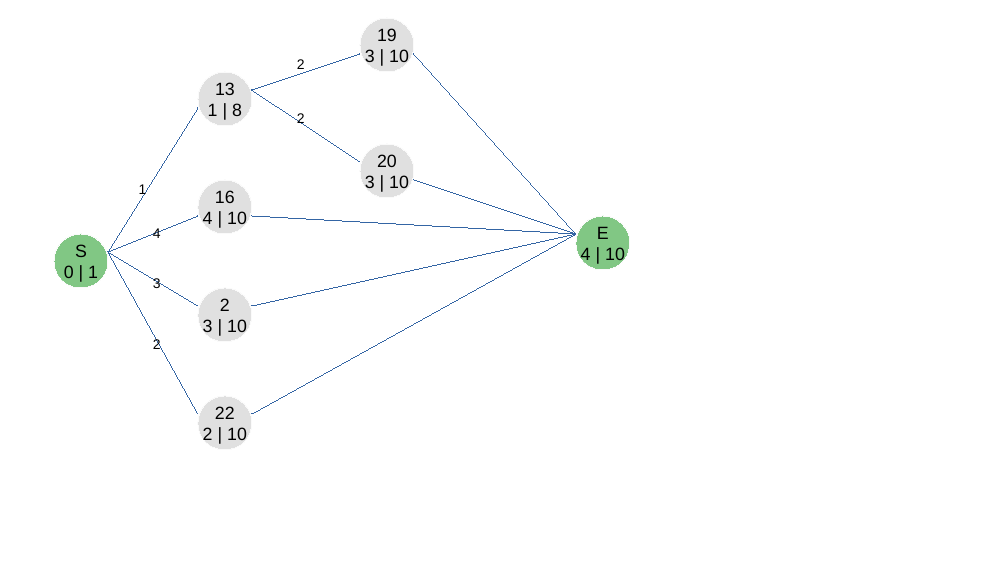
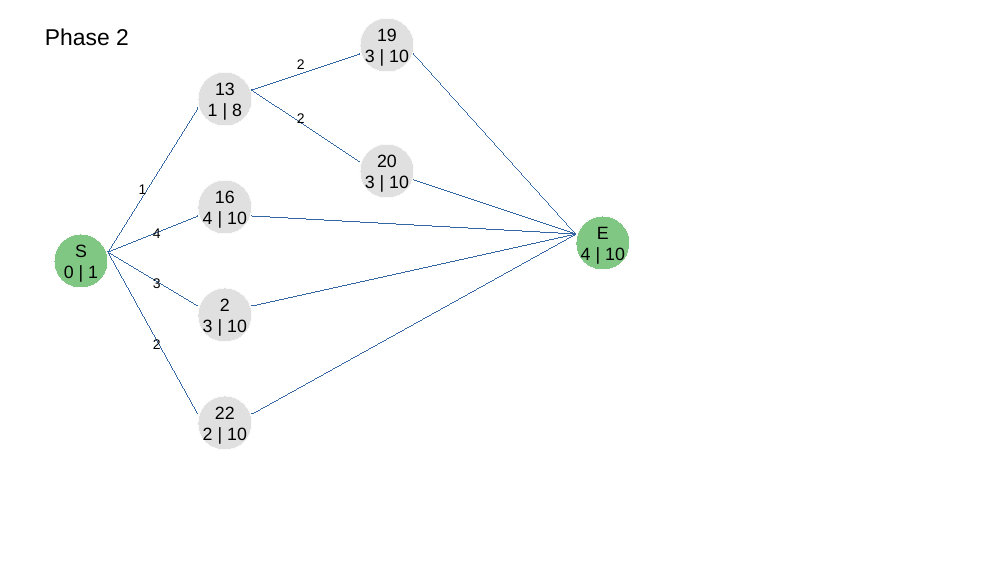
Before and after one commit to Meplos/cdp-td, a slide deck: slide 2 of PERT.odp. Drawn at 1008x567 pixels with LibreOffice and Linux fonts; fonts in the diff are those of the drawing. Boxes give left, top, right and bottom in pixels: in the first picture for what was removed or moved away, otherwise in the second. Text is boxed around its words. In the diff, an @@ line names an element or a change of style, - is before the commit and + after.

Commit message:
add phase

```diff
--- a/PERT.odp
+++ b/PERT.odp
@@ text added at [45,28,129,46], 18 pt, text #000000 @@
+Phase 2
```
Also in this commit, not shown: 2 other slides changed.
